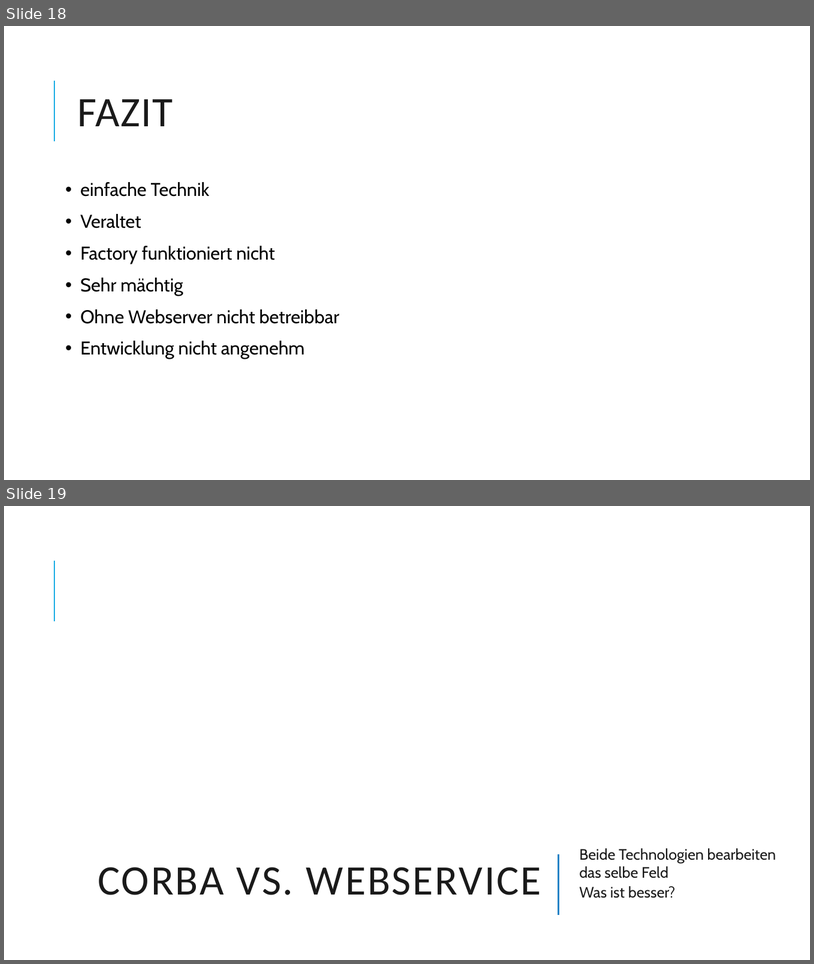
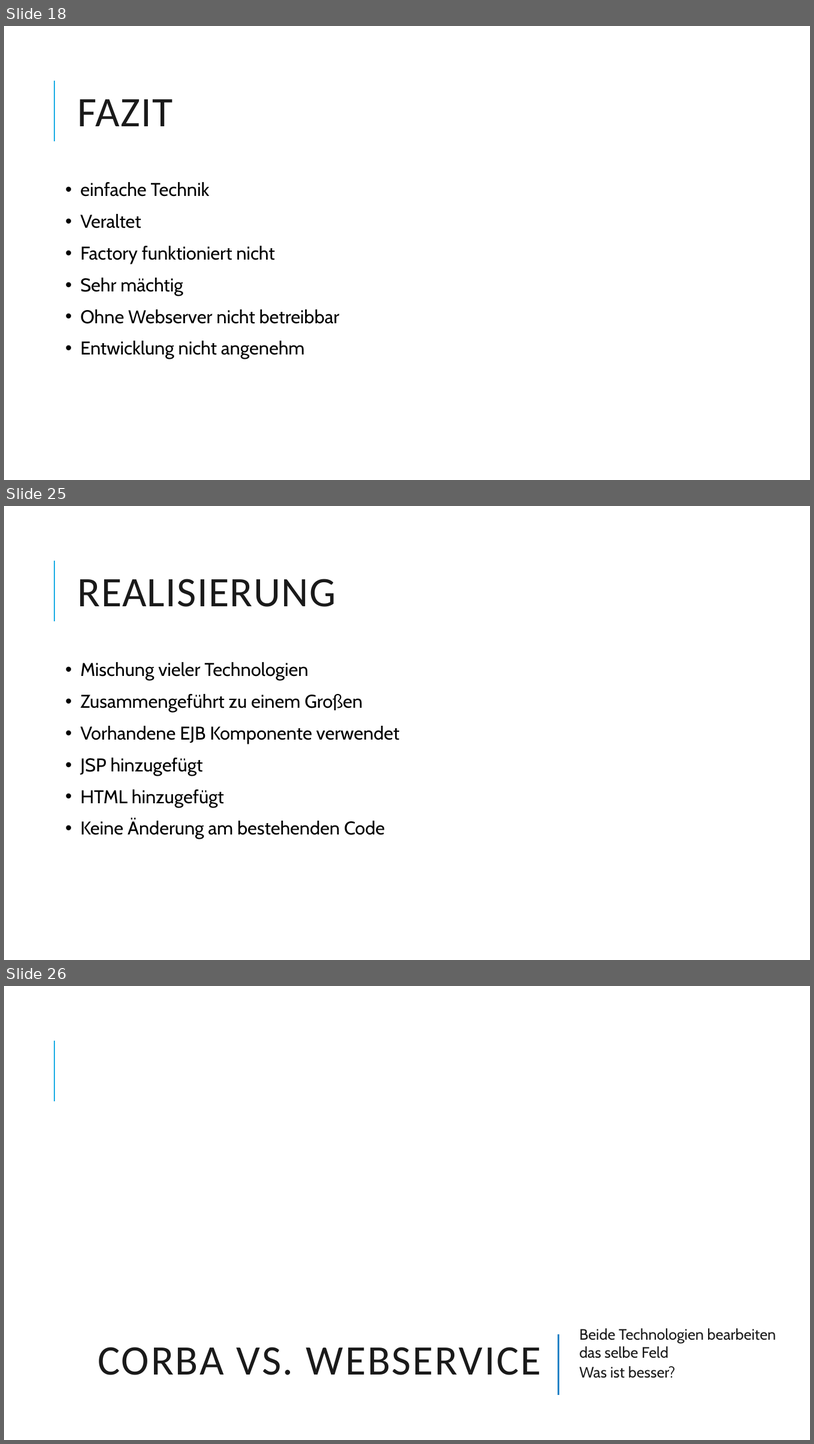
Before and after one commit to Dabjazz/SportsClubManager, a slide deck: Presentation/Presentation.pptx. Shown one above the other, each under a label of ours: slides 18 and 19 before the commit, slides 18, 25 and 26 after it; the slides between them are not shown. The pictures are 814x964 and 814x1444 pixels, drawn with LibreOffice and Linux fonts; fonts in the diff are those of the drawing; background and template pictures are left out. Boxes give left, top, right and bottom in pixels: in the first picture for what was removed or moved away, otherwise in the second. Text is boxed around its words. In the diff, an @@ line names an element or a change of style, - is before the commit and + after.

```diff
--- a/Presentation/Presentation.pptx
+++ b/Presentation/Presentation.pptx
@@ slide 25 added at (x1=4, y1=506, x2=810, y2=960), background #FFFFFF; not listed: 1 template element that a slide beside it also shows @@
@@ title added at (x1=78, y1=579, x2=336, y2=607), 50 pt, text #1A1A1A @@
+REALISIERUNG
@@ text added at (x1=80, y1=662, x2=400, y2=838), 22 pt, text #000000 @@
+• Mischung vieler Technologien
+• Zusammengeführt zu einem Großen
+• Vorhandene EJB Komponente verwendet
+• JSP hinzugefügt
+• HTML hinzugefügt
+• Keine Änderung am bestehenden Code
@@ what was slide 19 is now slide 26 @@
```
Also in this commit, not shown: 2 slides changed, 7 other slides added.
